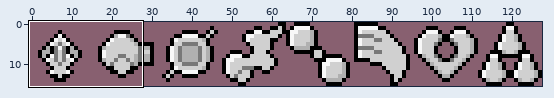
Two states of a sprite sheet, graphics/trainer_card/badges.png. Above, an overview of the earlier version with the close-up marked.
Close-up. Before the commit:
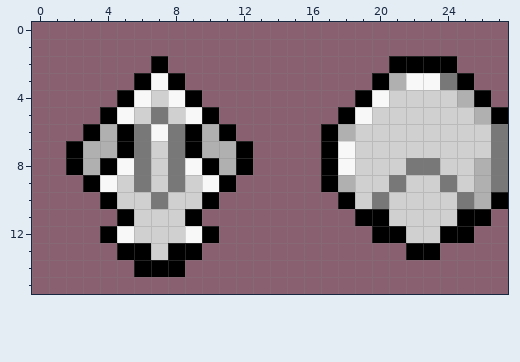
The file is 128x16 pixels. Shown: x 0..27, y 0..15.
After:
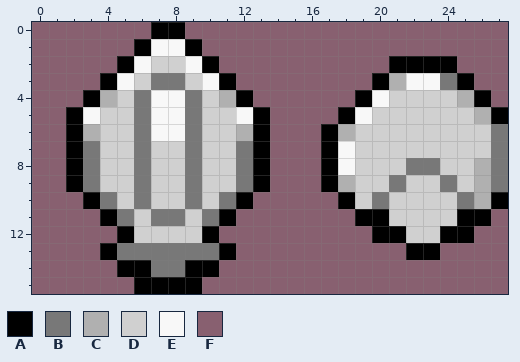
Palette (. is transparent): A #000000  B #787878  C #b0b0b0  D #d0d0d0  E #f8f8f8  F #886070
The author wrote: badge refined
From old to new:
Changed rows in their new state; - is an unchanged pixel.
first column x 2:
 0 -----AA-----
 1 ----AEEA----
 2 ---AEDDEA---
 3 --AEDBBDEA--
 4 -ACDBE-BDCA-
 5 AEDDBEEBDDEA
 6 ACDD--EBDDCA
 7 -BDD--DBDDBA
 8 -BDD--DBDDBA
 9 ABD---DBDDBA
10 -AB-BD-BDBA-
11 --AB-BBDBA--
12 --FA---D----
13 --ABBBBBBA--
14 ---A-BBAA---
15 ----AAAA----
Boxes around the changes in both close-ups, in picture pixels (x1, y1, x2, y2):
changed: (66, 22, 270, 294)
